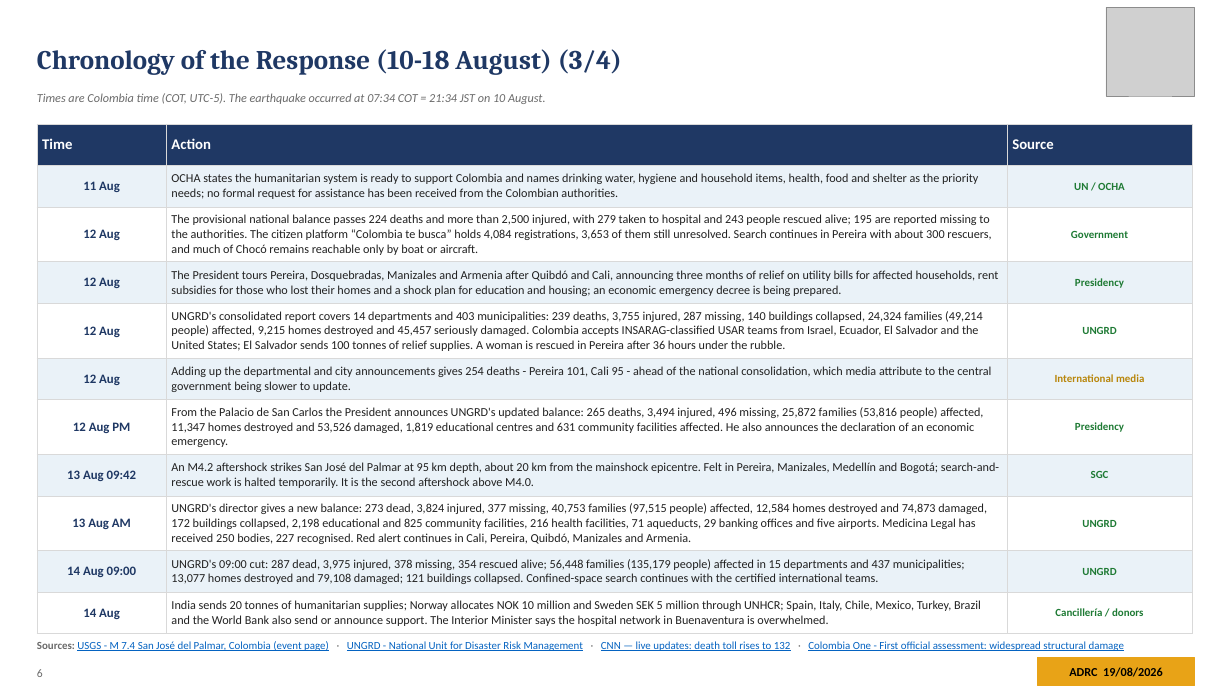
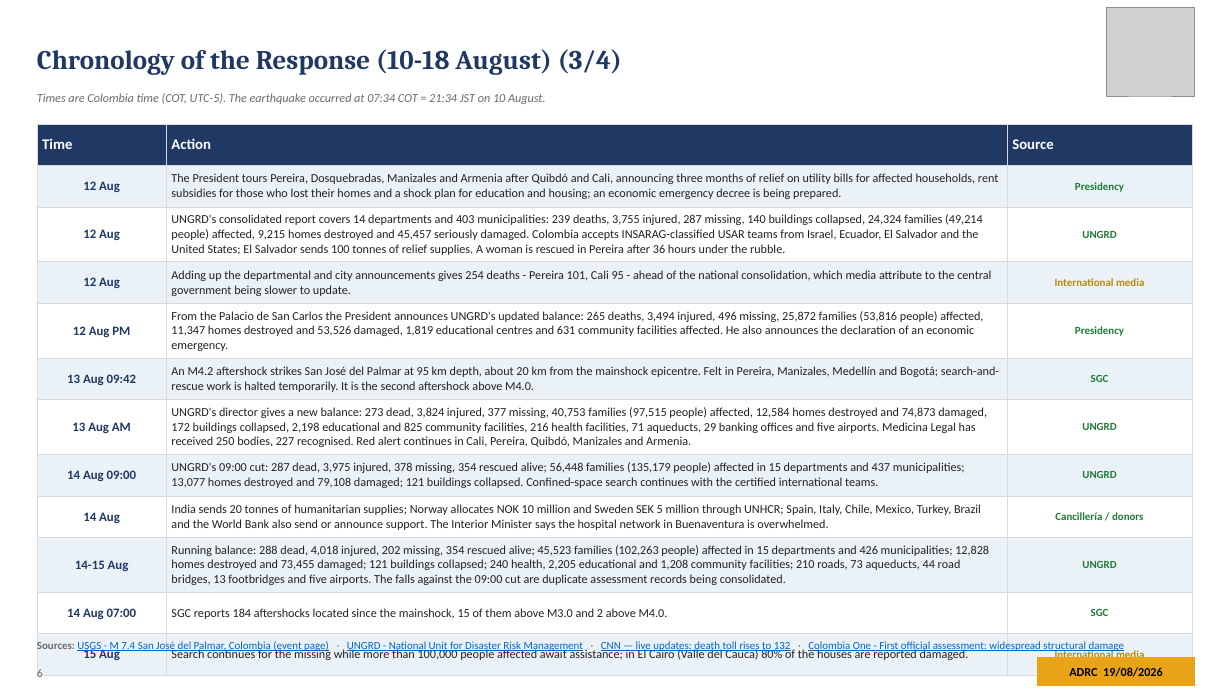
Before and after one commit to kochobi-max/whatsmap, a slide deck: slide 6 of reports/colombia_eq_20260810/output/ADRC_EQ_COL_Choco_20260810_EN.pptx. Drawn at 1232x693 pixels with LibreOffice and Linux fonts; fonts in the diff are those of the drawing; grey boxes stand for pictures. Boxes give left, top, right and bottom in pixels: in the first picture for what was removed or moved away, otherwise in the second. Text is boxed around its words. In the diff, an @@ line names an element or a change of style, - is before the commit and + after.

```diff
--- a/reports/colombia_eq_20260810/output/ADRC_EQ_COL_Choco_20260810_EN.pptx
+++ b/reports/colombia_eq_20260810/output/ADRC_EQ_COL_Choco_20260810_EN.pptx
@@ table at [37,124,1192,665] @@
-row 2: 11 Aug | OCHA states the humanitarian system is ready to support Colombia and names drinking water, hygiene and household items, health, food and shelter as the priority needs; no formal request for assistance has been received from the Colombian authorities. | UN / OCHA
-row 3: 12 Aug | The provisional national balance passes 224 deaths and more than 2,500 injured, with 279 taken to hospital and 243 people rescued alive; 195 are reported missing to the authorities. The citizen platform “Colombia te busca” holds 4,084 registrations, 3,653 of them still unresolved. Search continues in Pereira with about 300 rescuers, and much of Chocó remains reachable only by boat or aircraft. | Government
+row 10: 14-15 Aug | Running balance: 288 dead, 4,018 injured, 202 missing, 354 rescued alive; 45,523 families (102,263 people) affected in 15 departments and 426 municipalities; 12,828 homes destroyed and 73,455 damaged; 121 buildings collapsed; 240 health, 2,205 educational and 1,208 community facilities; 210 roads, 73 aqueducts, 44 road bridges, 13 footbridges and five airports. The falls against the 09:00 cut are duplicate assessment records being consolidated. | UNGRD
+row 11: 14 Aug 07:00 | SGC reports 184 aftershocks located since the mainshock, 15 of them above M3.0 and 2 above M4.0. | SGC
+row 12: 15 Aug | Search continues for the missing while more than 100,000 people affected await assistance; in El Cairo (Valle del Cauca) 80% of the houses are reported damaged. | International media
```
Also in this commit, not shown: 17 other slides changed, 8 other files.
